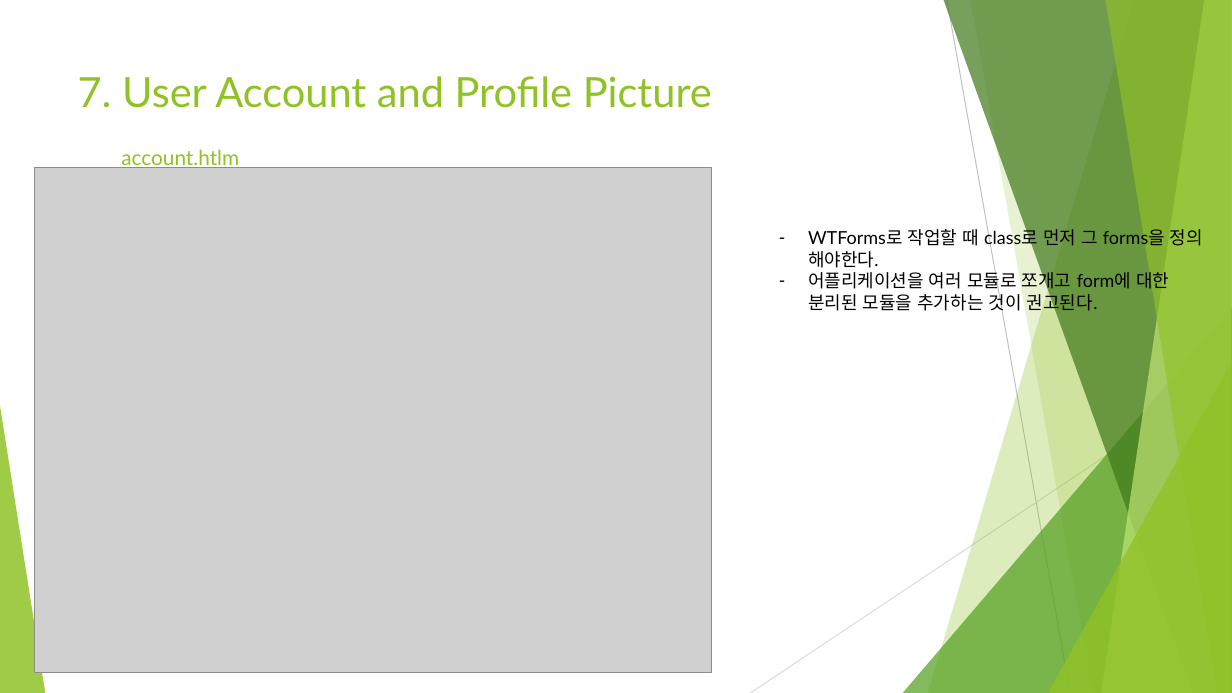
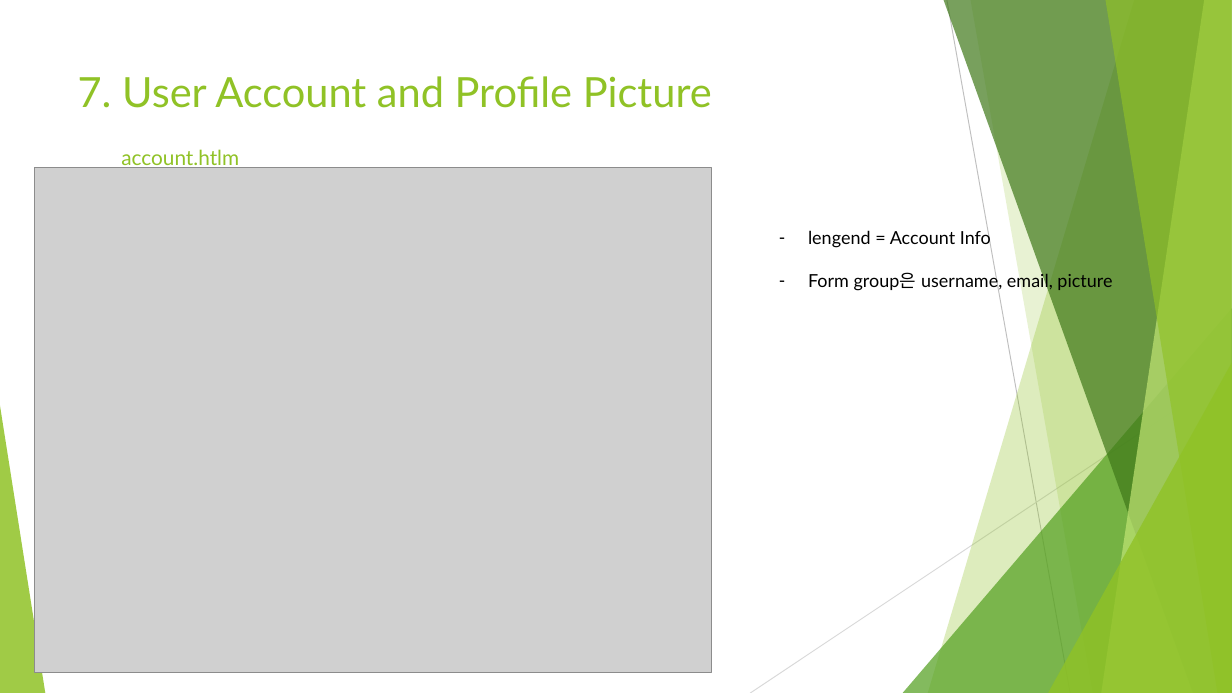
Before and after one commit to Heechul90/Flask, a slide deck: slide 7 of Study/07. User Account and Profile Picture/User Account and Profile Picture.pptx (slide 6 before the commit). Drawn at 1232x693 pixels with LibreOffice and Linux fonts; fonts in the diff are those of the drawing; grey boxes stand for pictures. Boxes give left, top, right and bottom in pixels: in the first picture for what was removed or moved away, otherwise in the second. Text is boxed around its words. In the diff, an @@ line names an element or a change of style, - is before the commit and + after.

Commit message:
profile pictures

```diff
--- a/Study/07. User Account and Profile Picture/User Account and Profile Picture.pptx
+++ b/Study/07. User Account and Profile Picture/User Account and Profile Picture.pptx
@@ text at [808, 229, 1112, 292]: text changed @@
-– WTForms로 작업할 때 class로 먼저 그 forms을 정의 해야한다.
-– 어플리케이션을 여러 모듈로 쪼개고 form에 대한 분리된 모듈을 추가하는 것이 권고된다.
+– lengend = Account Info
+– Form group은 username, email, picture
```
Also in this commit, not shown: 3 other slides changed, 2 slides added, 3 slides removed, 5 other files.
